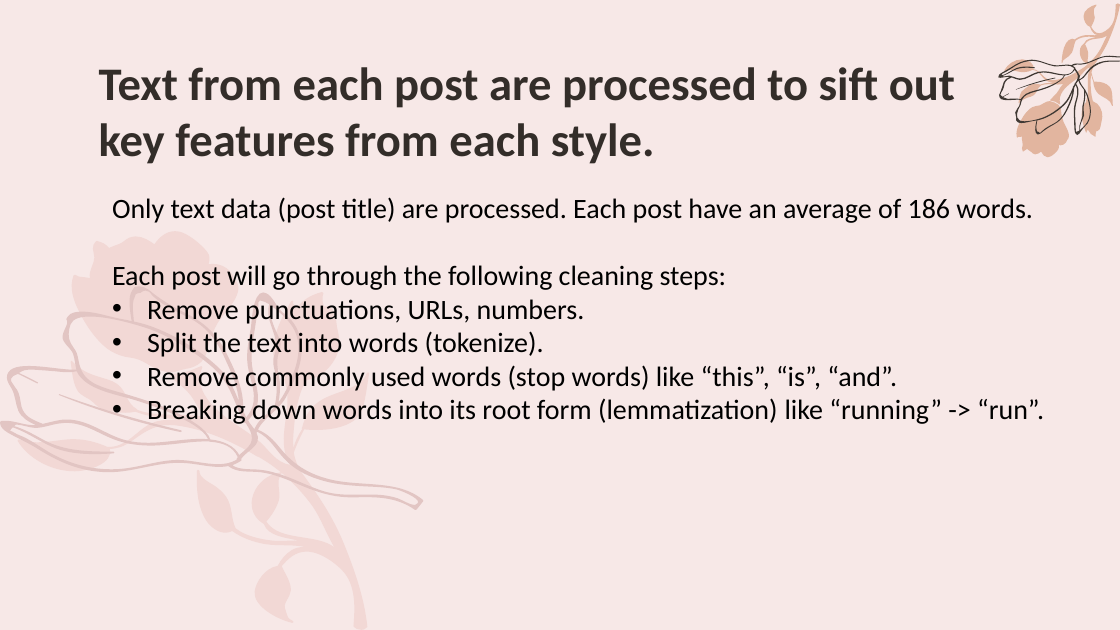
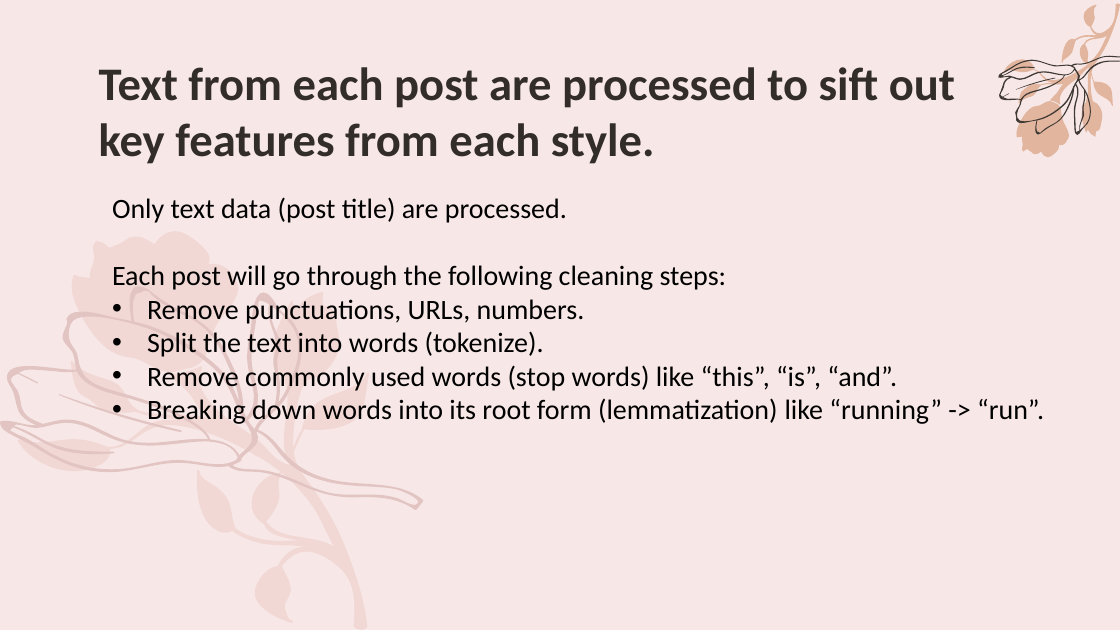
Before and after one commit to MrKiasu/DSI_39-Project_3, a slide deck: slide 12 of Project_3_presentation.pptx. Drawn at 1120x630 pixels with LibreOffice and Linux fonts; fonts in the diff are those of the drawing. Boxes give left, top, right and bottom in pixels: in the first picture for what was removed or moved away, otherwise in the second. Text is boxed around its words. In the diff, an @@ line names an element or a change of style, - is before the commit and + after.

```diff
--- a/Project_3_presentation.pptx
+++ b/Project_3_presentation.pptx
@@ text at box(112, 197, 567, 223): text changed @@
-Only text data (post title) are processed. Each post have an average of 186 words.
+Only text data (post title) are processed.
```
Also in this commit, not shown: 1 other slide changed, 1 other file.
